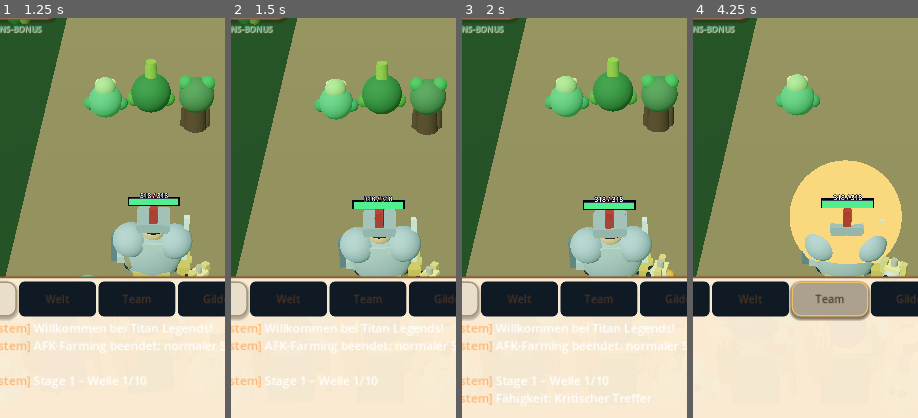
Above: before the commit, frames 1-4 (left to right).
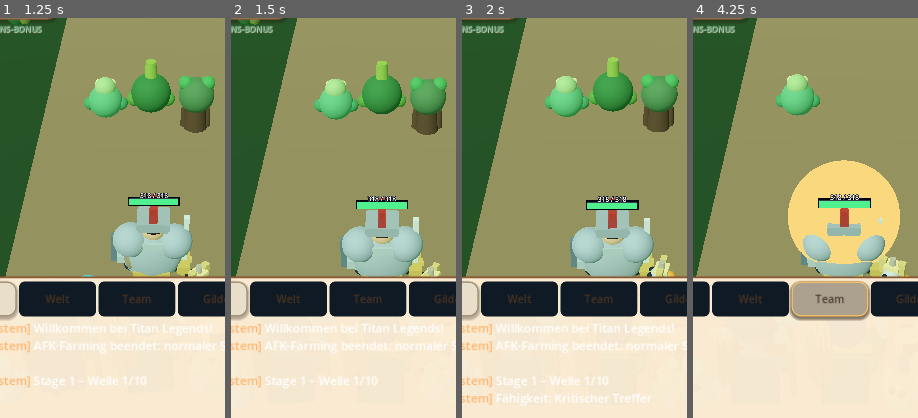
Above: after the commit, the same moments.

Repository: xynewageyx/TitanLegend
Game: Godot game, scene res://scenes/main.tscn
Two runs of this game, one before a commit and one after it. Both use one fixed random seed, a clock stepped at 60 frames per second and the inputs below.
Inputs (mouse positions are % of the whole screen's width and height, from its top left):
- Up to frame 1 (1.25 s): click "☰ System · Stage 1 – Welle 1/…" at 0.5 s
- Up to frame 2 (1.5 s): click (26, 86) at 1.27 s; type "12" at 1.35 s
- Up to frame 3 (2 s): no input
- Up to frame 4 (4.25 s): click "Welt" at 2 s; click "Alle" at 2.75 s; click "Team" at 3.5 s
The pictures show only the part of the screen within x 16-66%, y 31-81%; the shares and areas given below are measured in that part.

Frame 1 is identical in both runs. In frame 2, 1.2% of the frame differs, in the area x 47-94%, y 44-65%; in frame 3, 1.2%; in frame 4, 1.5%, in the area x 42-96%, y 35-65%.

Commit message:
Keep tank idle sway subtle outside walking animation

Diff:
--- a/scripts/team_formation.gd
+++ b/scripts/team_formation.gd
@@ -122,7 +122,7 @@
   var phase: float = animation_clock * speed + float(i) * 0.8
   var amplitude: float = (0.055 if role == 0 else 0.08 if role == 1 else 0.06) if is_walking else 0.018
   hero.position.y = sin(phase) * amplitude
-  hero.rotation.z = sin(phase * 0.5) * (0.038 if role == 0 else 0.055 if is_walking else 0.012)
+  hero.rotation.z = sin(phase * 0.5) * ((0.038 if role == 0 else 0.055) if is_walking else 0.012)
   if is_walking:
    hero.rotation.y = sin(phase * 0.5) * (0.035 if role == 0 else 0.06)
   elif not attack_tweens.has(i):
